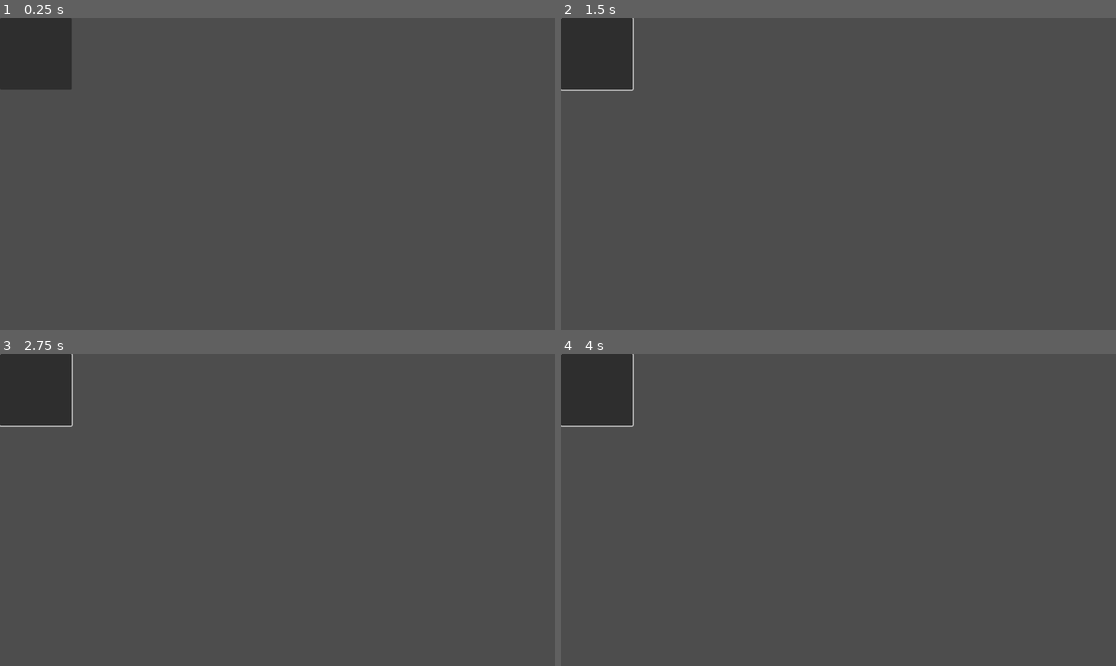
Above: before the commit, frames 1-4 (two rows, left to right).
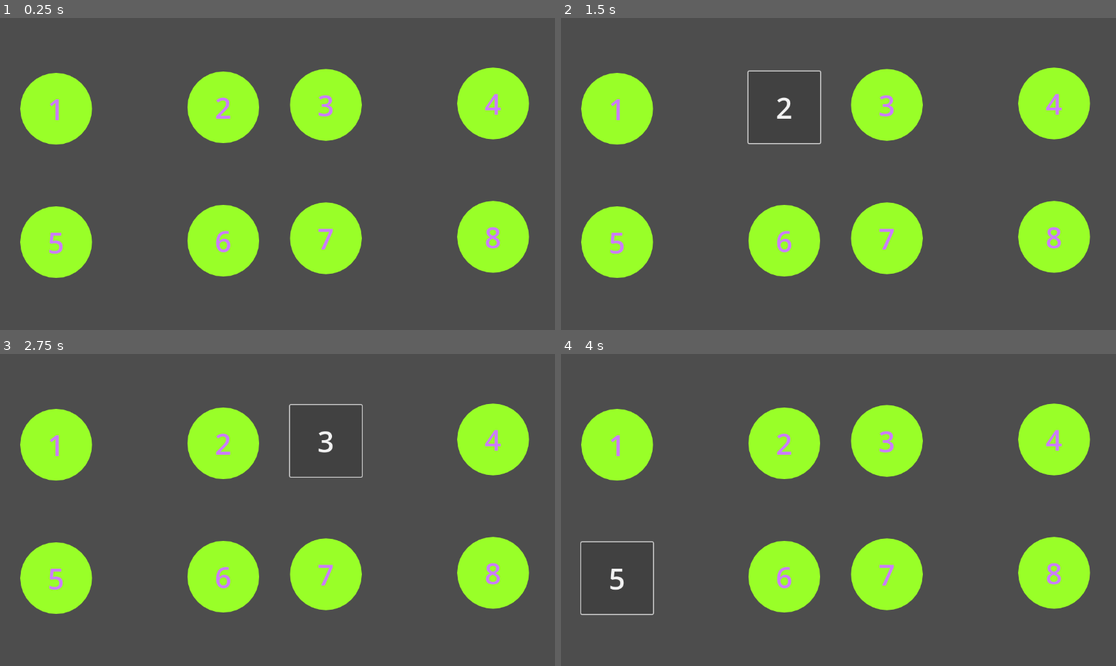
Above: after the commit, the same moments.

Repository: Lucasmoidel/stream-deck-ui
Game: Godot game, scene res://ui.tscn
The game is run twice, just before and just after one commit, with the same random seed, the same clock (stepped at 60 frames per second) and the same inputs. The project has no main scene, so this scene is started directly.
Inputs (mouse positions are in pixels of both pictures, inside the frame that each line leads up to; where the layout moved, square brackets give the same spot in the first picture):
- Up to frame 1 (0.25 s): no input
- Up to frame 2 (1.5 s): click (616, 108) [594, 52] at 0.5 s; click (783, 108) at 1.25 s, where only the run after the commit has a clickable "2"
- Up to frame 3 (2.75 s): click (327, 441) at 2 s, where only the run after the commit has a clickable "3"
- Up to frame 4 (4 s): click (1054, 438) at 2.75 s, where only the run after the commit has a clickable "4"; click (616, 578) at 3.5 s, where only the run after the commit has a clickable "5"

The runs differ from the first frame. In frame 1, 21% of the frame differs, in the area x 0-96%, y 0-84%; in frame 2, 19%; in frame 3, 19%; in frame 4, 19%.

Commit message:
stufffffff

Diff:
--- /dev/null
+++ b/button_theme.tres
@@ -0,0 +1,12 @@
+[gd_resource type="Theme" load_steps=2 format=3 uid="uid://bd1ksuf5j6cn8"]
+
+[sub_resource type="StyleBoxFlat" id="StyleBoxFlat_44idk"]
+bg_color = Color(0.6, 1, 0.156863, 1)
+corner_radius_top_left = 90
+corner_radius_top_right = 90
+corner_radius_bottom_right = 90
+corner_radius_bottom_left = 90
+
+[resource]
+Button/colors/font_color = Color(0.8, 0.486275, 1, 1)
+Button/styles/normal = SubResource("StyleBoxFlat_44idk")
--- a/ui.tscn
+++ b/ui.tscn
@@ -1,6 +1,6 @@
 [gd_scene load_steps=2 format=3 uid="uid://lh331jkwlfji"]
 
-[ext_resource type="Theme" path="res://button<'.tres" id="1_h5lg0"]
+[ext_resource type="Theme" uid="uid://bd1ksuf5j6cn8" path="res://button_theme.tres" id="1_cs2sk"]
 
 [node name="Control" type="Control"]
 layout_mode = 3
@@ -12,6 +12,74 @@
 
 [node name="Button" type="Button" parent="."]
 layout_mode = 0
-offset_right = 149.0
-offset_bottom = 149.0
-theme = ExtResource("1_h5lg0")
+offset_left = 42.0
+offset_top = 114.0
+offset_right = 191.0
+offset_bottom = 263.0
+theme = ExtResource("1_cs2sk")
+theme_override_font_sizes/font_size = 60
+text = "1"
+
+[node name="Button2" type="Button" parent="."]
+offset_left = 389.0
+offset_top = 111.0
+offset_right = 538.0
+offset_bottom = 260.0
+theme = ExtResource("1_cs2sk")
+theme_override_font_sizes/font_size = 60
+text = "2"
+
+[node name="Button3" type="Button" parent="."]
+offset_left = 602.0
+offset_top = 106.0
+offset_right = 751.0
+offset_bottom = 255.0
+theme = ExtResource("1_cs2sk")
+theme_override_font_sizes/font_size = 60
+text = "3"
+
+[node name="Button4" type="Button" parent="."]
+offset_left = 949.0
+offset_top = 103.0
+offset_right = 1098.0
+offset_bottom = 252.0
+theme = ExtResource("1_cs2sk")
+theme_override_font_sizes/font_size = 60
+text = "4"
+
+[node name="Button5" type="Button" parent="."]
+offset_left = 42.0
+offset_top = 391.0
+offset_right = 191.0
+offset_bottom = 540.0
+theme = ExtResource("1_cs2sk")
+theme_override_font_sizes/font_size = 60
+text = "5"
+
+[node name="Button6" type="Button" parent="."]
+offset_left = 389.0
+offset_top = 388.0
+offset_right = 538.0
+offset_bottom = 537.0
+theme = ExtResource("1_cs2sk")
+theme_override_font_sizes/font_size = 60
+text = "6"
+
+[node name="Button7" type="Button" parent="."]
+offset_left = 602.0
+offset_top = 383.0
+offset_right = 751.0
+offset_bottom = 532.0
+theme = ExtResource("1_cs2sk")
+theme_override_font_sizes/font_size = 60
+text = "7"
+
+[node name="Button8" type="Button" parent="."]
+offset_left = 949.0
+offset_top = 380.0
+offset_right = 1098.0
+offset_bottom = 529.0
+theme = ExtResource("1_cs2sk")
+theme_override_font_sizes/font_size = 60
+text = "8
+"
